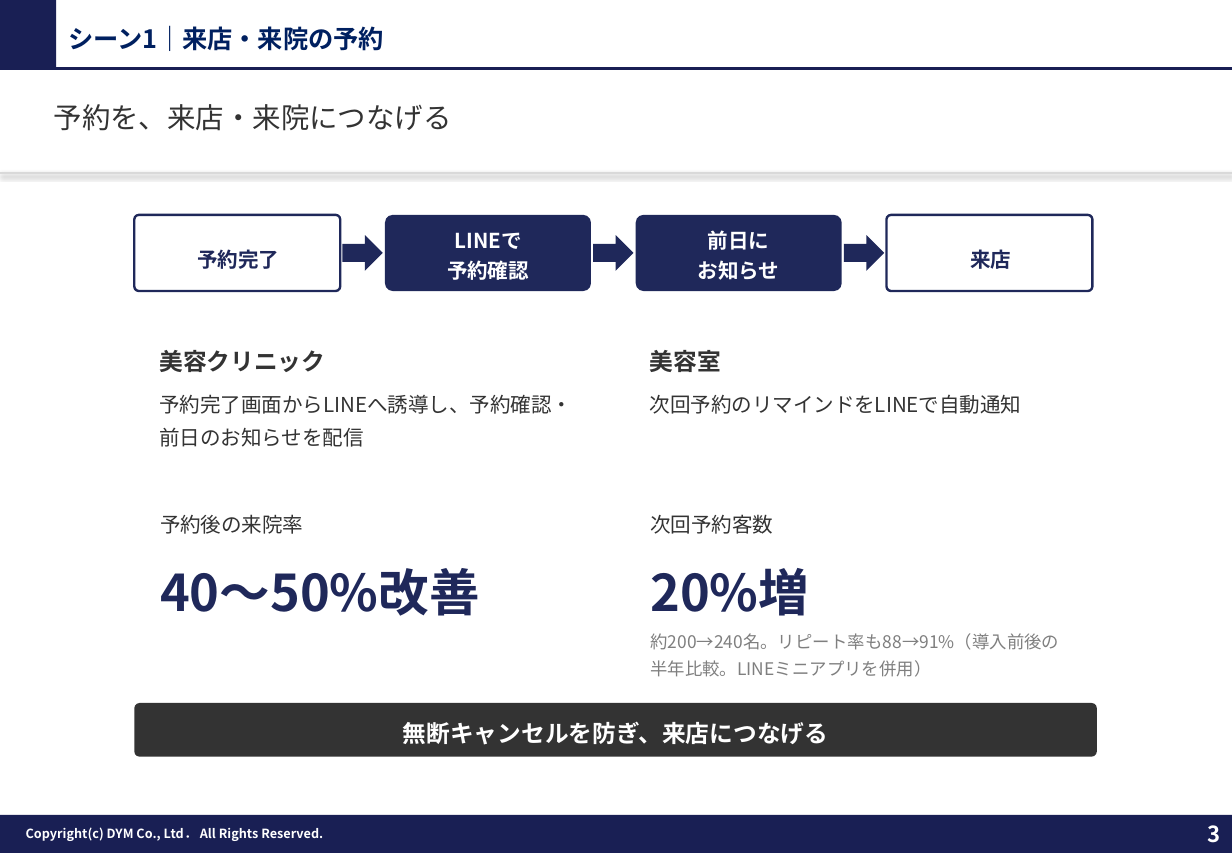
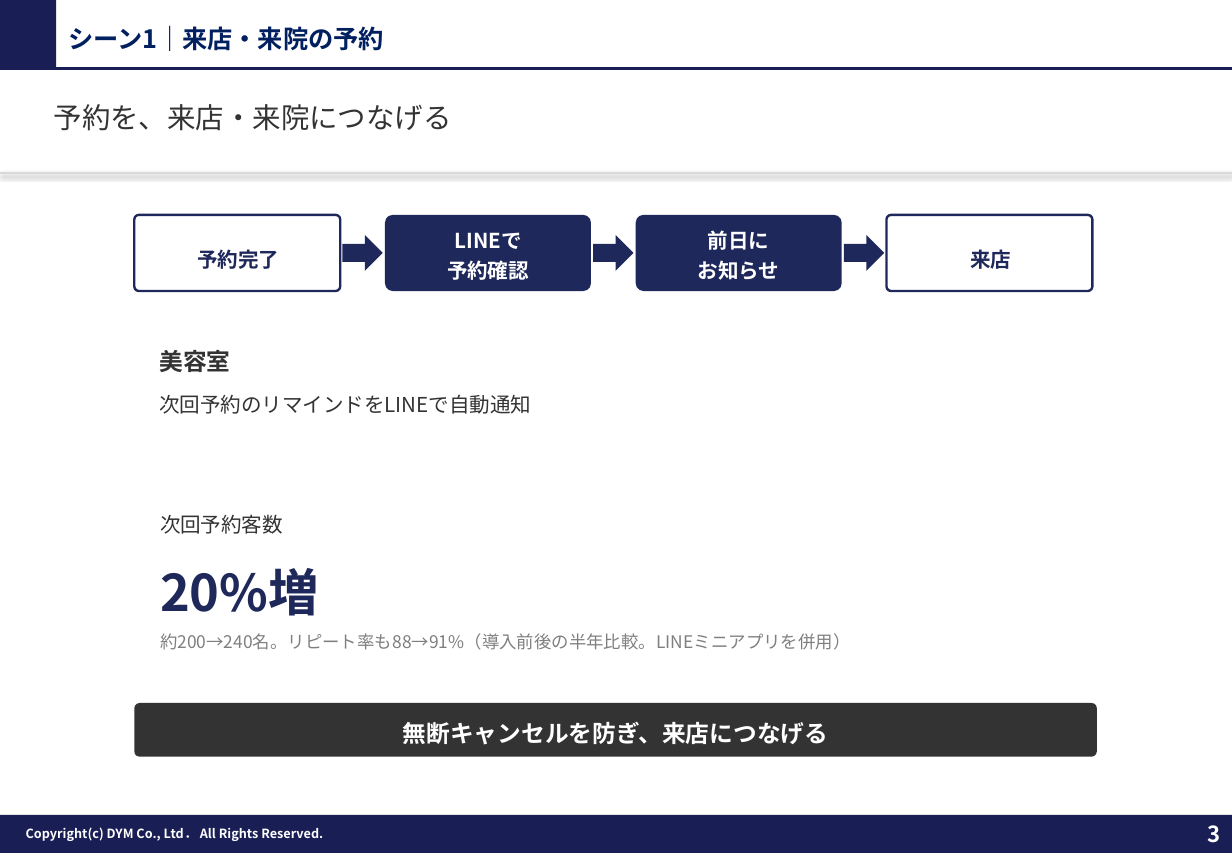
Before and after one commit to tonomura-r-dev/folder, a slide deck: slide 3 of 20261002_サンクスLINEのご提案_事例入り.pptx. Drawn at 1232x853 pixels with LibreOffice and Linux fonts; fonts in the diff are those of the drawing; background and template pictures are left out. Boxes give left, top, right and bottom in pixels: in the first picture for what was removed or moved away, otherwise in the second. Text is boxed around its words. In the diff, an @@ line names an element or a change of style, - is before the commit and + after.

```diff
--- a/20261002_サンクスLINEのご提案_事例入り.pptx
+++ b/20261002_サンクスLINEのご提案_事例入り.pptx
@@ text "美容室": place and size @@
-text "美容室" at <box>650,350,1022,414</box>
+text "美容室" at <box>159,350,531,414</box>
@@ text removed at <box>159,350,572,447</box> @@
-美容クリニック
-予約完了画面からLINEへ誘導し、予約確認・前日のお知らせを配信
@@ text "次回予約客数" rewrapped from <box>650,514,1059,677</box> to <box>160,514,851,650</box> @@
@@ text removed at <box>160,514,480,616</box> @@
-予約後の来院率
-40〜50%改善
```
Also in this commit, not shown: 1 other slide changed, 9 other files.
